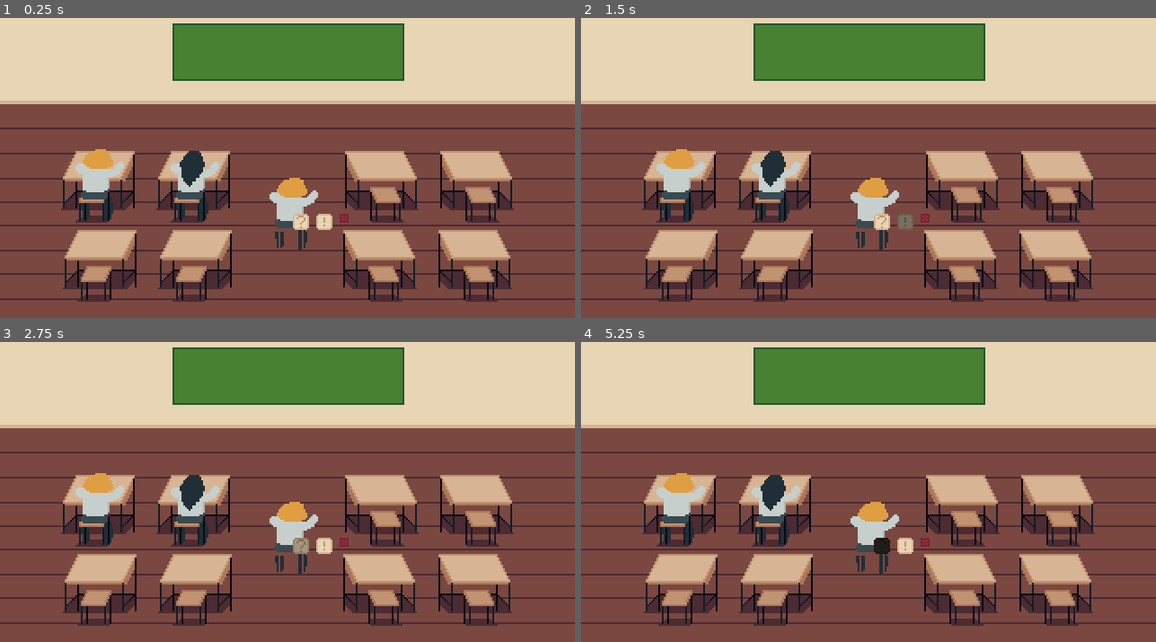
Above: before the commit, frames 1-4 (two rows, left to right).
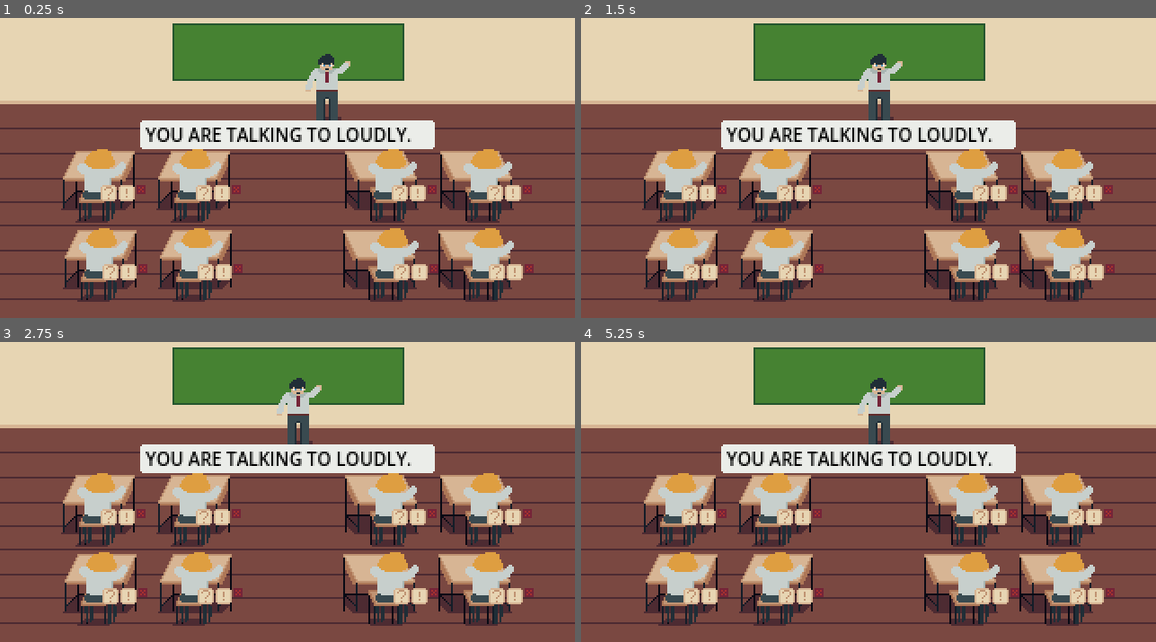
Above: after the commit, the same moments.

Repository: donovan-cartier/school-crush-mxj3
Game: Godot game, scene res://Game/game.tscn
The game is run twice, just before and just after one commit, with the same random seed, the same clock (stepped at 60 frames per second) and the same inputs.
Inputs (mouse positions are in pixels of both pictures, inside the frame that each line leads up to):
- Up to frame 1 (0.25 s): no input
- Up to frame 2 (1.5 s): click (880, 249) at 0.52 s; click (903, 249) at 1.27 s
- Up to frame 3 (2.75 s): click (299, 573) at 2.02 s
- Up to frame 4 (5.25 s): click (903, 573) at 2.77 s; click (880, 573) at 3.52 s; click (903, 573) at 4.27 s; tap Enter at 5 s; move the mouse to (874, 537) at 5.02 s; click (874, 537) at 5.17 s

The runs differ from the first frame. In frame 1, 16% of the frame differs, in the area x 13-93%, y 11-95%; in frame 2, 16%; in frame 3, 16%; in frame 4, 16%.

Commit message:
game sequence

Diff:
--- a/Characters/Character.gd
+++ b/Characters/Character.gd
@@ -3,6 +3,7 @@
 
 @onready var character_sprite: Sprite2D = $CharacterSprite
 @onready var outline_shader: Material = character_sprite.material
+@onready var game: Node2D = get_tree().get_root().get_node("Game")
 
 @export var in_love: bool = false
 
@@ -20,3 +21,10 @@
 
 func open_menu():
 	print("open")
+
+func set_in_love():
+	in_love = true
+	print(name)
+
+func blame():
+	game.win() if in_love else game.lose()
--- a/Characters/character.tscn
+++ b/Characters/character.tscn
@@ -1,19 +1,12 @@
-[gd_scene load_steps=15 format=3 uid="uid://capas210hd7ob"]
+[gd_scene load_steps=7 format=3 uid="uid://capas210hd7ob"]
 
 [ext_resource type="Script" path="res://Characters/Character.gd" id="1_b2q7s"]
 [ext_resource type="Shader" path="res://Shaders/outline.gdshader" id="2_uhvky"]
 [ext_resource type="Texture2D" uid="uid://dfhoqkhqyci1t" path="res://Characters/Assets/char_1.png" id="3_io1a7"]
-[ext_resource type="Texture2D" uid="uid://d3jujatp70kgc" path="res://UI/Assets/icon_ask.png" id="4_7yb8y"]
-[ext_resource type="Texture2D" uid="uid://bircq0jhgc67j" path="res://UI/Assets/icon_ask_pressed.png" id="5_pm346"]
-[ext_resource type="Texture2D" uid="uid://cd4o5xmf7eul3" path="res://UI/Assets/icon_ask_hover.png" id="6_vgqry"]
-[ext_resource type="Texture2D" uid="uid://ddytbj6l0sf88" path="res://UI/Assets/icon_blame.png" id="7_lf2vw"]
-[ext_resource type="Texture2D" uid="uid://by7gdbhigyo5" path="res://UI/Assets/icon_blame_pressed.png" id="8_y1juw"]
-[ext_resource type="Texture2D" uid="uid://bvcx5ifo33aja" path="res://UI/Assets/icon_blame_hover.png" id="9_38uj4"]
-[ext_resource type="Texture2D" uid="uid://cev8m4d6hskxy" path="res://UI/Assets/icon_close.png" id="10_528mr"]
-[ext_resource type="Texture2D" uid="uid://b2vrq7ede7ndr" path="res://UI/Assets/icon_close_pressed.png" id="11_fsgqi"]
-[ext_resource type="Texture2D" uid="uid://b7bfjfxmrniny" path="res://UI/Assets/icon_close_hover.png" id="12_7quyb"]
+[ext_resource type="PackedScene" uid="uid://dwrnvcwhaq1dy" path="res://UI/action_menu.tscn" id="4_623bm"]
 
 [sub_resource type="ShaderMaterial" id="ShaderMaterial_vmhrc"]
+resource_local_to_scene = true
 shader = ExtResource("2_uhvky")
 shader_parameter/line_color = Vector4(1, 1, 1, 1)
 shader_parameter/line_thickness = 0.0
@@ -21,7 +14,7 @@
 [sub_resource type="RectangleShape2D" id="RectangleShape2D_s41eo"]
 size = Vector2(26, 40)
 
-[node name="Character" type="Area2D"]
+[node name="Character" type="Area2D" groups=["character"]]
 script = ExtResource("1_b2q7s")
 
 [node name="CharacterSprite" type="Sprite2D" parent="."]
@@ -31,34 +24,7 @@
 [node name="CollisionShape2D" type="CollisionShape2D" parent="."]
 shape = SubResource("RectangleShape2D_s41eo")
 
-[node name="Control" type="Control" parent="."]
-layout_mode = 3
-anchors_preset = 0
-offset_right = 40.0
-offset_bottom = 40.0
-
-[node name="HBoxContainer" type="HBoxContainer" parent="Control"]
-layout_mode = 1
-offset_right = 40.0
-offset_bottom = 40.0
-
-[node name="AskButton" type="TextureButton" parent="Control/HBoxContainer"]
-layout_mode = 2
-texture_normal = ExtResource("4_7yb8y")
-texture_pressed = ExtResource("5_pm346")
-texture_hover = ExtResource("6_vgqry")
-
-[node name="BlameButton" type="TextureButton" parent="Control/HBoxContainer"]
-layout_mode = 2
-texture_normal = ExtResource("7_lf2vw")
-texture_pressed = ExtResource("8_y1juw")
-texture_hover = ExtResource("9_38uj4")
-
-[node name="CloseButton" type="TextureButton" parent="Control/HBoxContainer"]
-layout_mode = 2
-texture_normal = ExtResource("10_528mr")
-texture_pressed = ExtResource("11_fsgqi")
-texture_hover = ExtResource("12_7quyb")
+[node name="ActionMenu" parent="." instance=ExtResource("4_623bm")]
 
 [connection signal="input_event" from="." to="." method="_on_input_event"]
 [connection signal="mouse_entered" from="." to="." method="_on_mouse_entered"]
--- /dev/null
+++ b/Game/LoveInterest.gd
@@ -0,0 +1,20 @@
+extends Sprite2D
+
+@onready var animation_player: AnimationPlayer = $AnimationPlayer
+@export var love_interest_sprites: Array[Texture2D]
+
+signal crush_entered
+
+# Called when the node enters the scene tree for the first time.
+func _ready() -> void:
+	await owner.ready
+	new_sequence()
+
+func new_sequence() -> void:
+	texture = love_interest_sprites.pick_random()
+	animation_player.play("enter")
+	crush_entered.emit()
+
+# Called every frame. 'delta' is the elapsed time since the previous frame.
+func _process(delta: float) -> void:
+	pass
--- /dev/null
+++ b/Game/game.gd
@@ -0,0 +1,16 @@
+extends Node2D
+
+@onready var characters: Array[Node] = get_tree().get_nodes_in_group("character")
+
+func start_new_sequence() -> void:
+	characters.pick_random().set_in_love()
+
+func win() -> void:
+	start_new_sequence()
+
+func lose() -> void:
+	print(':(')
+
+
+func _on_love_interest_crush_entered() -> void:
+	start_new_sequence()
--- a/Game/game.tscn
+++ b/Game/game.tscn
@@ -1,23 +1,109 @@
-[gd_scene load_steps=5 format=3 uid="uid://ci2nn6061c4ar"]
+[gd_scene load_steps=11 format=3 uid="uid://ci2nn6061c4ar"]
 
+[ext_resource type="Script" path="res://Game/game.gd" id="1_3nbi6"]
 [ext_resource type="Texture2D" uid="uid://cfy1jarvq7olf" path="res://World/Assets/background.png" id="1_l1kaf"]
-[ext_resource type="Texture2D" uid="uid://dfhoqkhqyci1t" path="res://Characters/Assets/char_1.png" id="2_b4tiu"]
-[ext_resource type="Texture2D" uid="uid://bhs6dyu414esy" path="res://Characters/Assets/char_2.png" id="3_f6k3l"]
 [ext_resource type="PackedScene" uid="uid://capas210hd7ob" path="res://Characters/character.tscn" id="4_dvoy4"]
+[ext_resource type="Texture2D" uid="uid://ckk3y3ylramub" path="res://Characters/Assets/crush_female.png" id="4_e8pg0"]
+[ext_resource type="Script" path="res://Game/LoveInterest.gd" id="5_r6rgh"]
+[ext_resource type="Texture2D" uid="uid://cfy7b7mldobkg" path="res://Characters/Assets/crush_male.png" id="6_v1yic"]
+[ext_resource type="PackedScene" uid="uid://emffhijqgks6" path="res://UI/speech_bubble.tscn" id="7_67h0n"]
+[ext_resource type="Script" path="res://UI/SpeechControl.gd" id="7_fffha"]
+
+[sub_resource type="Animation" id="Animation_uslyu"]
+resource_name = "enter"
+length = 0.3
+tracks/0/type = "value"
+tracks/0/imported = false
+tracks/0/enabled = true
+tracks/0/path = NodePath(".:position")
+tracks/0/interp = 1
+tracks/0/loop_wrap = true
+tracks/0/keys = {
+"times": PackedFloat32Array(0, 0.3),
+"transitions": PackedFloat32Array(0.5, 1),
+"update": 0,
+"values": [Vector2(500, 52), Vector2(166, 52)]
+}
+
+[sub_resource type="AnimationLibrary" id="AnimationLibrary_0cn3m"]
+_data = {
+"enter": SubResource("Animation_uslyu")
+}
 
 [node name="Game" type="Node2D"]
+script = ExtResource("1_3nbi6")
 
 [node name="Background" type="Sprite2D" parent="."]
 texture = ExtResource("1_l1kaf")
 centered = false
 
-[node name="Char1" type="Sprite2D" parent="."]
+[node name="Character" parent="." instance=ExtResource("4_dvoy4")]
 position = Vector2(55.5, 106)
-texture = ExtResource("2_b4tiu")
 
-[node name="Char2" type="Sprite2D" parent="."]
+[node name="Character2" parent="." instance=ExtResource("4_dvoy4")]
 position = Vector2(108.5, 106)
-texture = ExtResource("3_f6k3l")
 
-[node name="Character" parent="." instance=ExtResource("4_dvoy4")]
-position = Vector2(163, 122)
+[node name="Character3" parent="." instance=ExtResource("4_dvoy4")]
+position = Vector2(109.5, 150)
+
+[node name="Character4" parent="." instance=ExtResource("4_dvoy4")]
+position = Vector2(56.5, 150)
+
+[node name="Character5" parent="." instance=ExtResource("4_dvoy4")]
+position = Vector2(217.5, 106)
+
+[node name="Character6" parent="." instance=ExtResource("4_dvoy4")]
+position = Vector2(271, 106)
+
+[node name="Character7" parent="." instance=ExtResource("4_dvoy4")]
+position = Vector2(272, 150)
+
+[node name="Character8" parent="." instance=ExtResource("4_dvoy4")]
+position = Vector2(219, 150)
+
+[node name="LoveInterest" type="Sprite2D" parent="."]
+position = Vector2(500, 52)
+texture = ExtResource("4_e8pg0")
+script = ExtResource("5_r6rgh")
+love_interest_sprites = Array[Texture2D]([ExtResource("4_e8pg0"), ExtResource("6_v1yic")])
+
+[node name="AnimationPlayer" type="AnimationPlayer" parent="LoveInterest"]
+libraries = {
+"": SubResource("AnimationLibrary_0cn3m")
+}
+
+[node name="CanvasLayer" type="CanvasLayer" parent="."]
+
+[node name="SpeechControl" type="Control" parent="CanvasLayer"]
+layout_mode = 3
+anchors_preset = 8
+anchor_left = 0.5
+anchor_top = 0.5
+anchor_right = 0.5
+anchor_bottom = 0.5
+offset_left = -20.0
+offset_top = -20.0
+offset_right = 20.0
+offset_bottom = 20.0
+grow_horizontal = 2
+grow_vertical = 2
+script = ExtResource("7_fffha")
+
+[node name="VBoxContainer" type="VBoxContainer" parent="CanvasLayer/SpeechControl"]
+layout_mode = 1
+anchors_preset = 8
+anchor_left = 0.5
+anchor_top = 0.5
+anchor_right = 0.5
+anchor_bottom = 0.5
+offset_left = -82.0
+offset_top = -20.0
+offset_right = 82.0
+offset_bottom = 58.0
+grow_horizontal = 2
+grow_vertical = 2
+
+[node name="SpeechBubble" parent="CanvasLayer/SpeechControl/VBoxContainer" instance=ExtResource("7_67h0n")]
+layout_mode = 2
+
+[connection signal="crush_entered" from="LoveInterest" to="." method="_on_love_interest_crush_entered"]
--- /dev/null
+++ b/UI/SpeechControl.gd
@@ -0,0 +1,11 @@
+extends Control
+
+var dialogues: Array[String] = [
+	"STOP TALKING SO LOUDLY OMG",
+	"WHO IS THIS",
+	"ANYONE GOT A PEN?",
+	"ANYONE GOT AN ERASER?",
+	"YALL SEEN THIS NEW GAME?",
+	"WHY IS EVERYONE SPEAKING",
+	"WHERE IS THE TEACHER",
+]
--- /dev/null
+++ b/UI/action_menu.gd
@@ -0,0 +1,23 @@
+extends Control
+
+
+# Called when the node enters the scene tree for the first time.
+func _ready() -> void:
+	pass # Replace with function body.
+
+
+# Called every frame. 'delta' is the elapsed time since the previous frame.
+func _process(delta: float) -> void:
+	pass
+
+
+func _on_close_button_pressed() -> void:
+	queue_free()
+
+
+func _on_ask_button_pressed() -> void:
+	pass # Replace with function body.
+
+
+func _on_blame_button_pressed() -> void:
+	owner.blame()
--- /dev/null
+++ b/UI/action_menu.tscn
@@ -0,0 +1,47 @@
+[gd_scene load_steps=11 format=3 uid="uid://dwrnvcwhaq1dy"]
+
+[ext_resource type="Texture2D" uid="uid://d3jujatp70kgc" path="res://UI/Assets/icon_ask.png" id="1_uhm10"]
+[ext_resource type="Script" path="res://UI/action_menu.gd" id="1_uhpgl"]
+[ext_resource type="Texture2D" uid="uid://bircq0jhgc67j" path="res://UI/Assets/icon_ask_pressed.png" id="2_bsbg4"]
+[ext_resource type="Texture2D" uid="uid://cd4o5xmf7eul3" path="res://UI/Assets/icon_ask_hover.png" id="3_xkwql"]
+[ext_resource type="Texture2D" uid="uid://ddytbj6l0sf88" path="res://UI/Assets/icon_blame.png" id="4_emej4"]
+[ext_resource type="Texture2D" uid="uid://by7gdbhigyo5" path="res://UI/Assets/icon_blame_pressed.png" id="5_0kc5o"]
+[ext_resource type="Texture2D" uid="uid://bvcx5ifo33aja" path="res://UI/Assets/icon_blame_hover.png" id="6_5b5hh"]
+[ext_resource type="Texture2D" uid="uid://cev8m4d6hskxy" path="res://UI/Assets/icon_close.png" id="7_u6rvu"]
+[ext_resource type="Texture2D" uid="uid://b2vrq7ede7ndr" path="res://UI/Assets/icon_close_pressed.png" id="8_mw48u"]
+[ext_resource type="Texture2D" uid="uid://b7bfjfxmrniny" path="res://UI/Assets/icon_close_hover.png" id="9_nyctc"]
+
+[node name="ActionMenu" type="Control"]
+layout_mode = 3
+anchors_preset = 0
+offset_right = 40.0
+offset_bottom = 40.0
+script = ExtResource("1_uhpgl")
+
+[node name="HBoxContainer" type="HBoxContainer" parent="."]
+layout_mode = 1
+offset_right = 40.0
+offset_bottom = 40.0
+theme_override_constants/separation = 1
+
+[node name="AskButton" type="TextureButton" parent="HBoxContainer"]
+layout_mode = 2
+texture_normal = ExtResource("1_uhm10")
+texture_pressed = ExtResource("2_bsbg4")
+texture_hover = ExtResource("3_xkwql")
+
+[node name="BlameButton" type="TextureButton" parent="HBoxContainer"]
+layout_mode = 2
+texture_normal = ExtResource("4_emej4")
+texture_pressed = ExtResource("5_0kc5o")
+texture_hover = ExtResource("6_5b5hh")
+
+[node name="CloseButton" type="TextureButton" parent="HBoxContainer"]
+layout_mode = 2
+texture_normal = ExtResource("7_u6rvu")
+texture_pressed = ExtResource("8_mw48u")
+texture_hover = ExtResource("9_nyctc")
+
+[connection signal="pressed" from="HBoxContainer/AskButton" to="." method="_on_ask_button_pressed"]
+[connection signal="pressed" from="HBoxContainer/BlameButton" to="." method="_on_blame_button_pressed"]
+[connection signal="pressed" from="HBoxContainer/CloseButton" to="." method="_on_close_button_pressed"]
--- /dev/null
+++ b/UI/character_portrait_popup.tscn
@@ -0,0 +1,17 @@
+[gd_scene load_steps=2 format=3 uid="uid://dc3cqa351tl5c"]
+
+[ext_resource type="Texture2D" uid="uid://dnskl40lounyk" path="res://UI/Assets/ui_character_portrait_bg.png" id="1_7eqwv"]
+
+[node name="CharacterPortraitPopup" type="Control"]
+layout_mode = 3
+anchors_preset = 15
+anchor_right = 1.0
+anchor_bottom = 1.0
+grow_horizontal = 2
+grow_vertical = 2
+
+[node name="TextureRect" type="TextureRect" parent="."]
+layout_mode = 0
+offset_right = 40.0
+offset_bottom = 40.0
+texture = ExtResource("1_7eqwv")
--- /dev/null
+++ b/UI/speech_bubble.tscn
@@ -0,0 +1,24 @@
+[gd_scene load_steps=2 format=3 uid="uid://emffhijqgks6"]
+
+[ext_resource type="Texture2D" uid="uid://dfdo6n13ihxkr" path="res://UI/Assets/ui_speech_bubble.png" id="1_mhirh"]
+
+[node name="SpeechBubble" type="TextureRect"]
+size_flags_horizontal = 0
+texture = ExtResource("1_mhirh")
+
+[node name="Label" type="Label" parent="."]
+layout_mode = 1
+anchors_preset = 14
+anchor_top = 0.5
+anchor_right = 1.0
+anchor_bottom = 0.5
+offset_left = 3.0
+offset_top = -11.0
+offset_right = -3.0
+offset_bottom = 12.0
+grow_horizontal = 2
+grow_vertical = 2
+theme_override_colors/font_color = Color(0, 0, 0, 1)
+theme_override_font_sizes/font_size = 10
+text = "YOU ARE TALKING TO LOUDLY."
+vertical_alignment = 1
--- a/project.godot
+++ b/project.godot
@@ -28,3 +28,5 @@
 textures/canvas_textures/default_texture_filter=0
 renderer/rendering_method="gl_compatibility"
 renderer/rendering_method.mobile="gl_compatibility"
+2d/snap/snap_2d_transforms_to_pixel=true
+2d/snap/snap_2d_vertices_to_pixel=true
Binary file added: Characters/Assets/crush_female.png
Not shown, added: Characters/Assets/crush_female.png.import
Binary file added: Characters/Assets/crush_male.png
Not shown, added: Characters/Assets/crush_male.png.import
Binary file added: UI/Assets/ui_character_portrait_bg.png
Not shown, added: UI/Assets/ui_character_portrait_bg.png.import
Binary file added: UI/Assets/ui_speech_bubble.png
Not shown, added: UI/Assets/ui_speech_bubble.png.import
